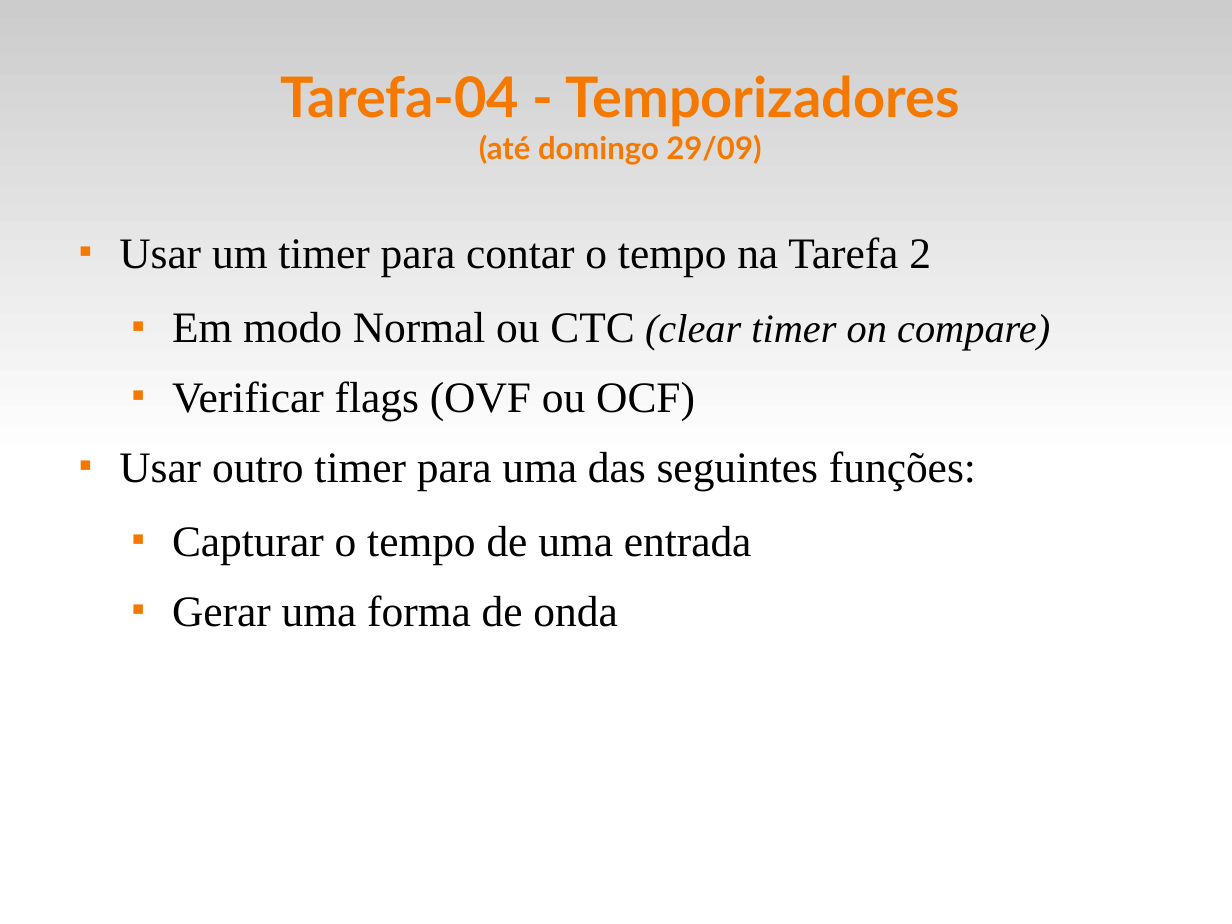
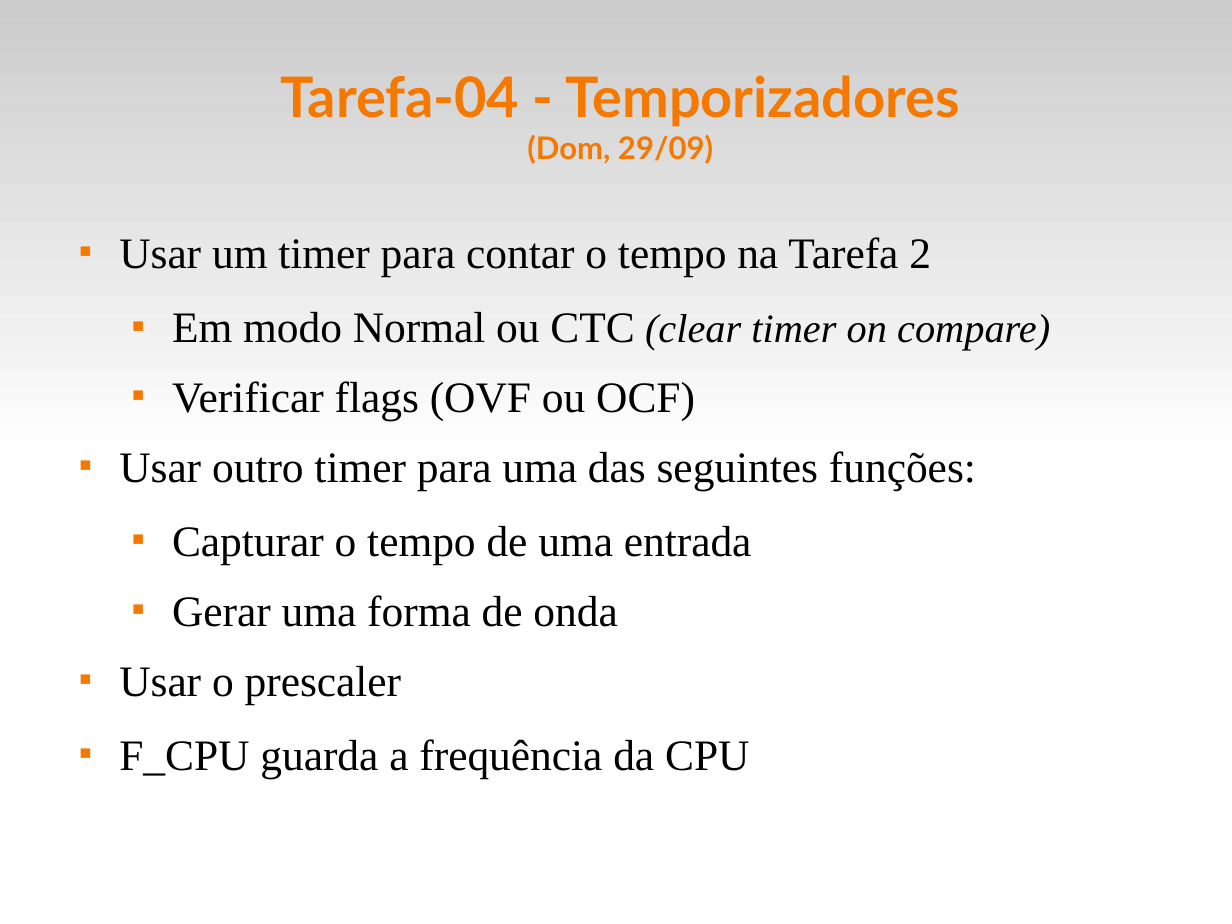
Before and after one commit to fsantanna-uerj/SE, a slide deck: slide 16 of Slides/se-00-intro.odp (slide 15 before the commit). Drawn at 1232x924 pixels with LibreOffice and Linux fonts; fonts in the diff are those of the drawing. Boxes give left, top, right and bottom in pixels: in the first picture for what was removed or moved away, otherwise in the second. Text is boxed around its words. In the diff, an @@ line names an element or a change of style, - is before the commit and + after.

```diff
--- a/Slides/se-00-intro.odp
+++ b/Slides/se-00-intro.odp
@@ title at [280,75,960,164]: text changed @@
-Tarefa-04 - Temporizadores
-(até domingo 29/09)
+Tarefa-04 - Temporizadores
+(Dom, 29/09)
@@ text at [119,666,750,779]: paragraphs added @@
+■ Usar o prescaler
+■ F_CPU guarda a frequência da CPU
```
Also in this commit, not shown: 5 other slides changed, 2 slides added, 3 other files.
